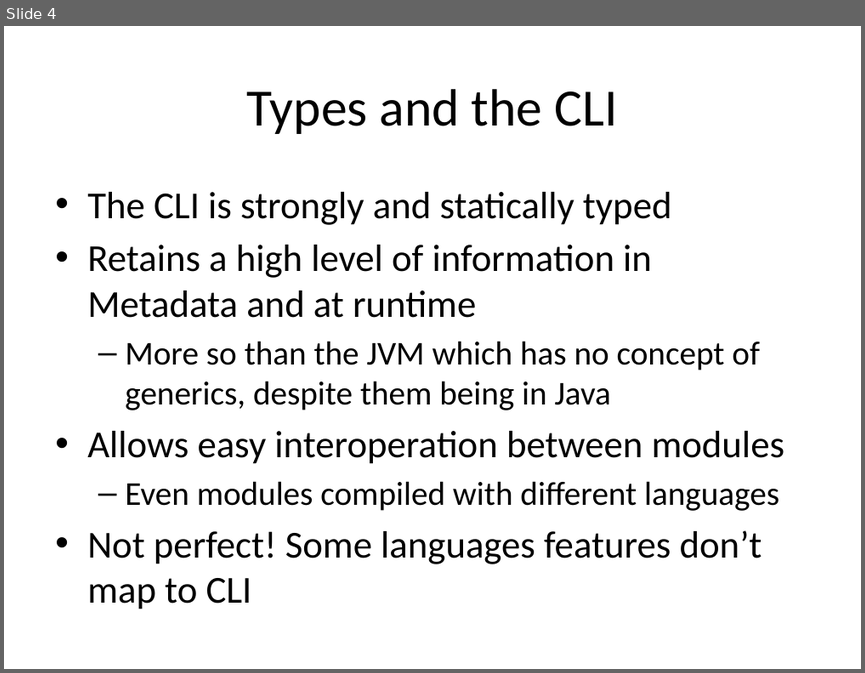
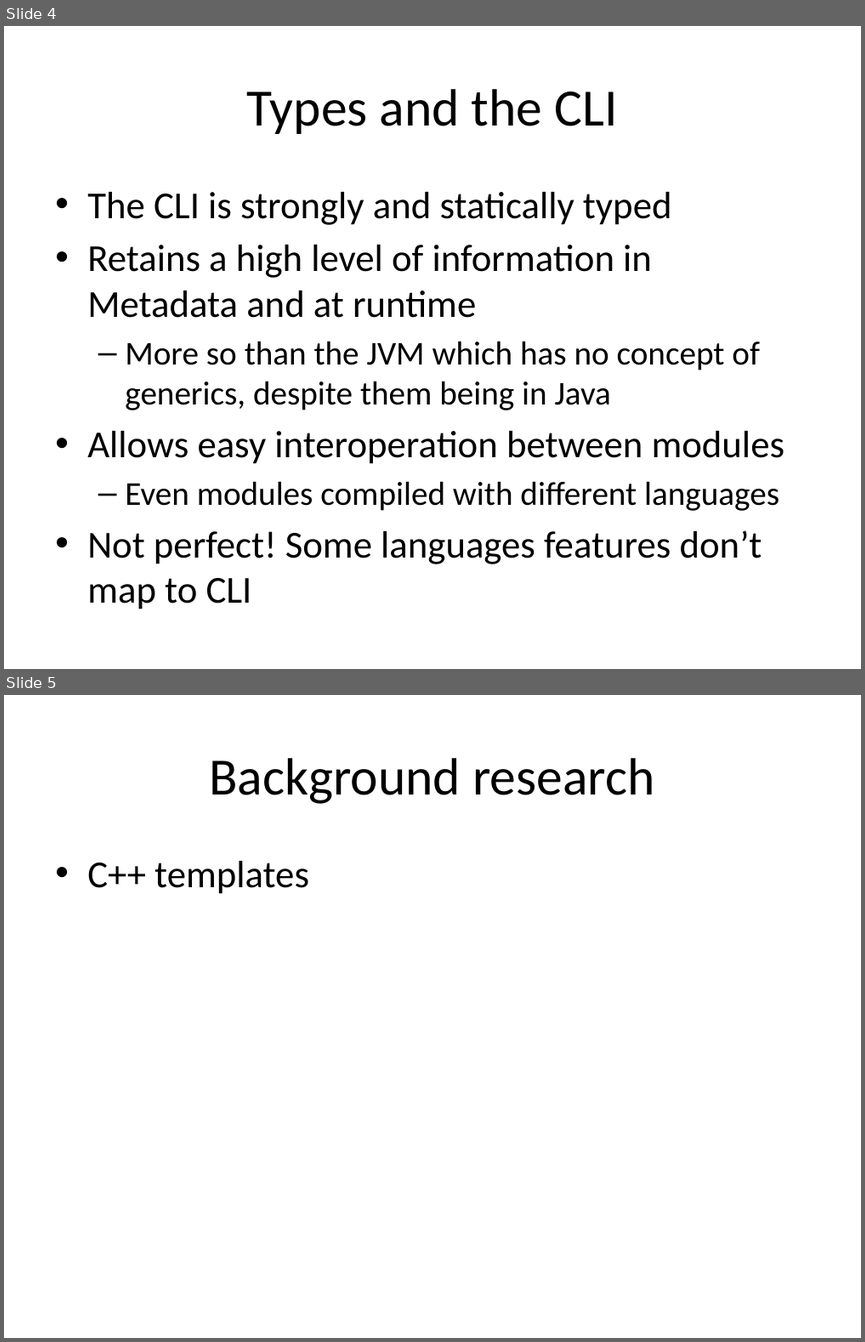
Before and after one commit to Frassle/Imperial-FYP, a slide deck: draftPresenation.pptx. Shown one above the other, each under a label of ours: slide 4 before the commit, slides 4 and 5 after it. The pictures are 865x673 and 865x1342 pixels, drawn with LibreOffice and Linux fonts; fonts in the diff are those of the drawing. Boxes give left, top, right and bottom in pixels: in the first picture for what was removed or moved away, otherwise in the second. Text is boxed around its words. In the diff, an @@ line names an element or a change of style, - is before the commit and + after.

Commit message:
Background redone

```diff
--- a/draftPresenation.pptx
+++ b/draftPresenation.pptx
@@ slide 5 added at (4, 695, 861, 1338), background #FFFFFF @@
@@ title added at (209, 758, 654, 804), 44 pt, text #000000 @@
+Background research
@@ text added at (87, 861, 309, 894), 32 pt, text #000000 @@
+• C++ templates
```
Also in this commit, not shown: 1 slide changed, 11 other slides added.
